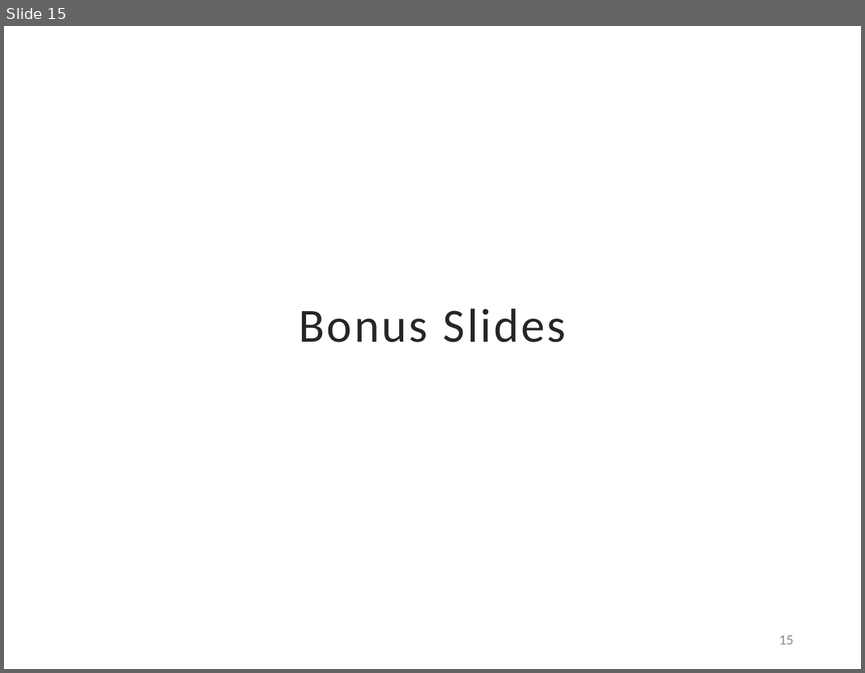
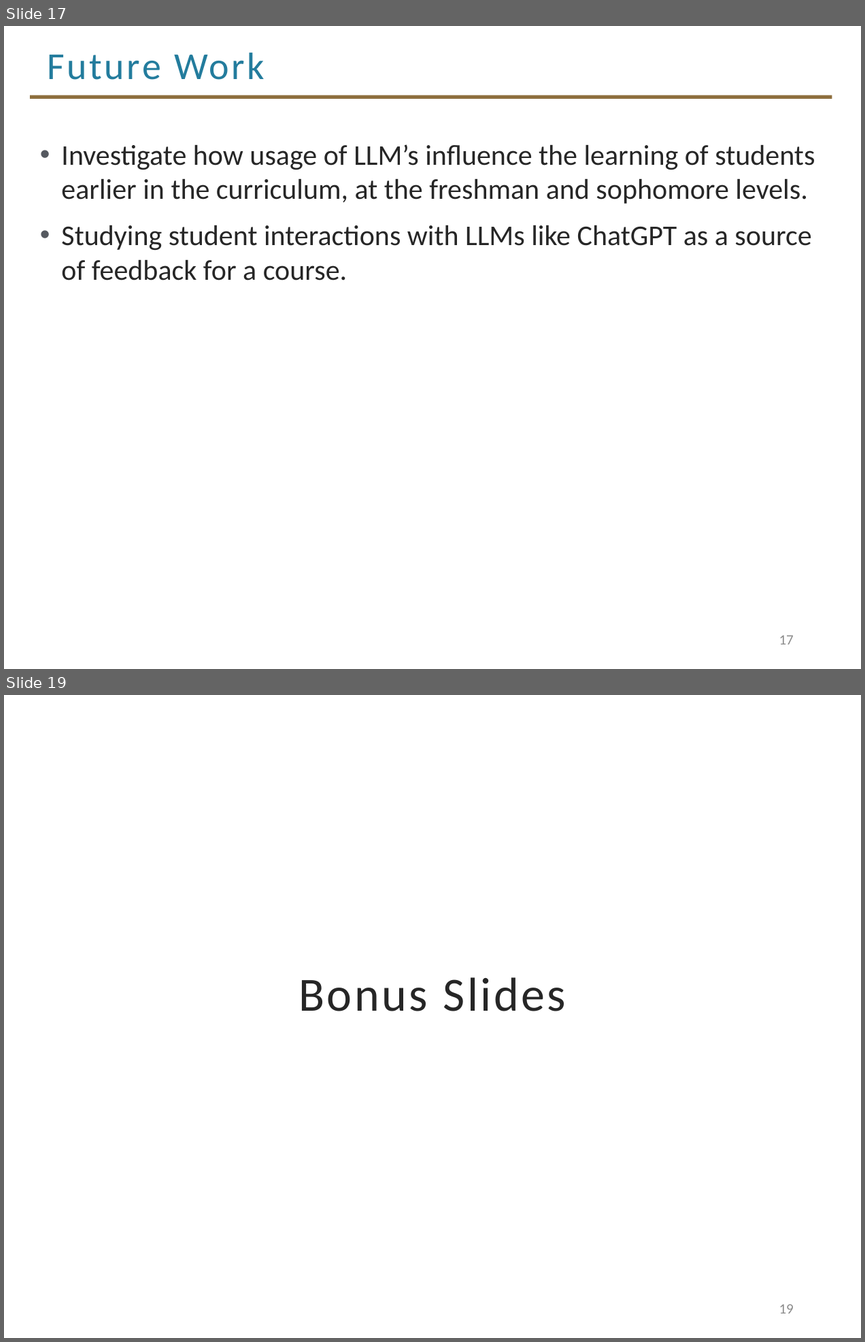
Before and after one commit to davisjam/davisjam.github.io, a slide deck: files/publications/TanayArinzeJoshiDavisDavis-LLMEducation-ASEE2024-slides.pptx. Shown one above the other, each under a label of ours: slide 15 before the commit, slides 17 and 19 after it; the slides between them are not shown. The pictures are 865x673 and 865x1342 pixels, drawn with LibreOffice and Linux fonts; fonts in the diff are those of the drawing; background and template pictures are left out. Boxes give left, top, right and bottom in pixels: in the first picture for what was removed or moved away, otherwise in the second. Text is boxed around its words. In the diff, an @@ line names an element or a change of style, - is before the commit and + after.

```diff
--- a/files/publications/TanayArinzeJoshiDavisDavis-LLMEducation-ASEE2024-slides.pptx
+++ b/files/publications/TanayArinzeJoshiDavisDavis-LLMEducation-ASEE2024-slides.pptx
@@ slide 17 added at [4, 26, 861, 669], background #FFFFFF @@
@@ title added at [47, 53, 265, 80], 32 pt, text #237C9D @@
+Future Work
@@ line added from (30, 97) to (832, 97), #8E6F3E 3 pt @@
@@ text added at [61, 144, 815, 280], 24 pt, text #262626 @@
+• Investigate how usage of LLM’s influence the learning of students earlier in the curriculum, at the freshman and sophomore levels.
+• Studying student interactions with LLMs like ChatGPT as a source of feedback for a course.
@@ page number added at [779, 635, 793, 644], 12 pt, text #8C8C8C @@
+17
@@ what was slide 15 is now slide 19 @@
@@ page number at [779, 1304, 793, 1313]: text changed @@
-15
+19
```
Also in this commit, not shown: 5 slides changed, 14 other slides added, 10 slides removed.
